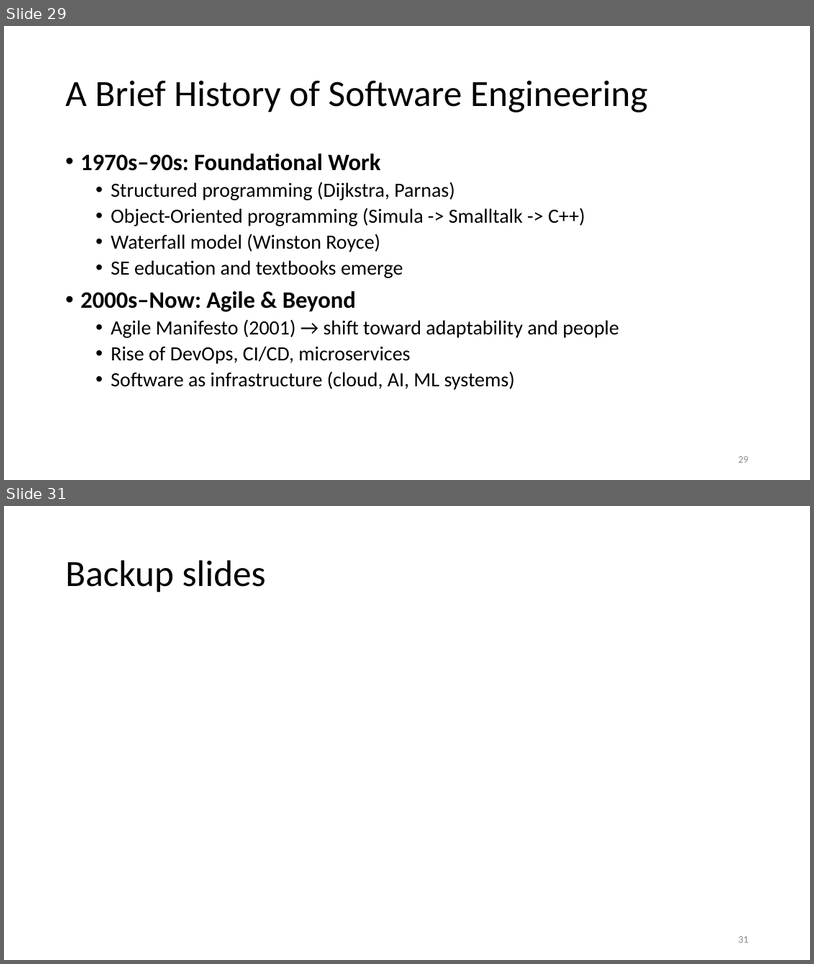
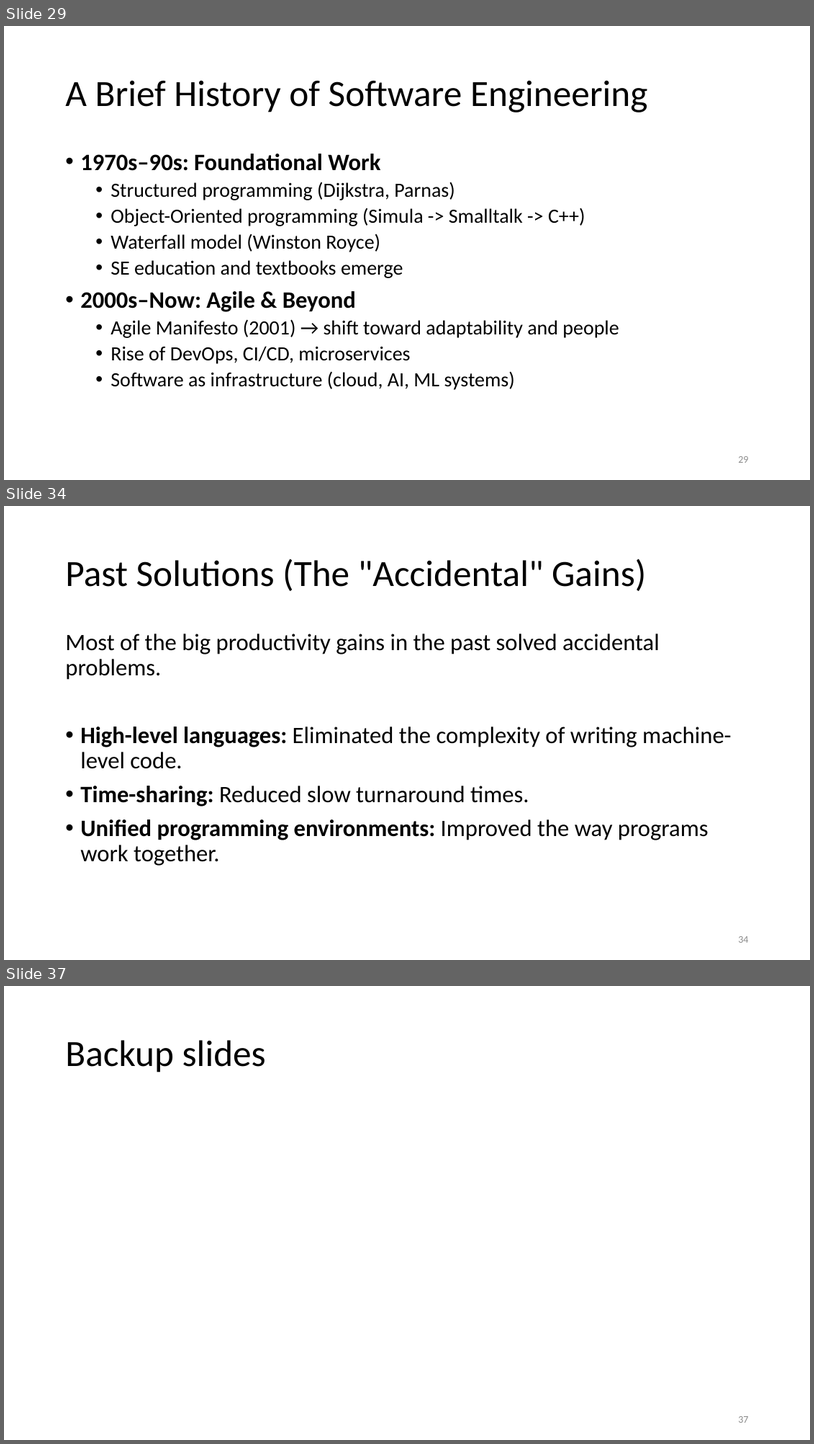
Before and after one commit to tongzhou80/cs6100, a slide deck: slides/Lecture1.pptx. Shown one above the other, each under a label of ours: slides 29 and 31 before the commit, slides 29, 34 and 37 after it; the slides between them are not shown. The pictures are 814x964 and 814x1444 pixels, drawn with LibreOffice and Linux fonts; fonts in the diff are those of the drawing; background and template pictures are left out. Boxes give left, top, right and bottom in pixels: in the first picture for what was removed or moved away, otherwise in the second. Text is boxed around its words. In the diff, an @@ line names an element or a change of style, - is before the commit and + after.

```diff
--- a/slides/Lecture1.pptx
+++ b/slides/Lecture1.pptx
@@ slide 34 added at (4,506,810,960), background #FFFFFF @@
@@ title added at (65,559,646,591), 44 pt, text #000000 @@
+Past Solutions (The "Accidental" Gains)
@@ text added at (65,633,731,865), 28 pt, text #000000 @@
+Most of the big productivity gains in the past solved accidental problems.
+• High-level languages: Eliminated the complexity of writing machine-level code.
+• Time-sharing: Reduced slow turnaround times.
+• Unified programming environments: Improved the way programs work together.
@@ page number added at (738,936,748,942), 12 pt, text #8C8C8C @@
+34
@@ what was slide 31 is now slide 37 @@
@@ page number at (738,1416,748,1422): text changed @@
-31
+37
```
Also in this commit, not shown: 2 slides changed, 5 other slides added.
